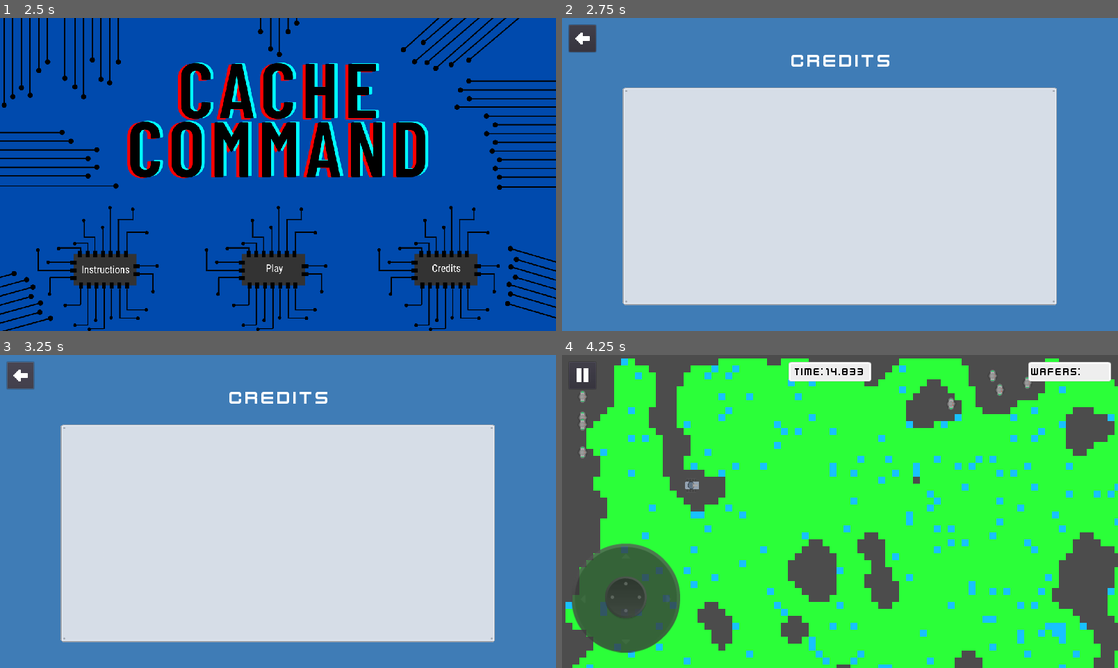
Above: before the commit, frames 1-4 (two rows, left to right).
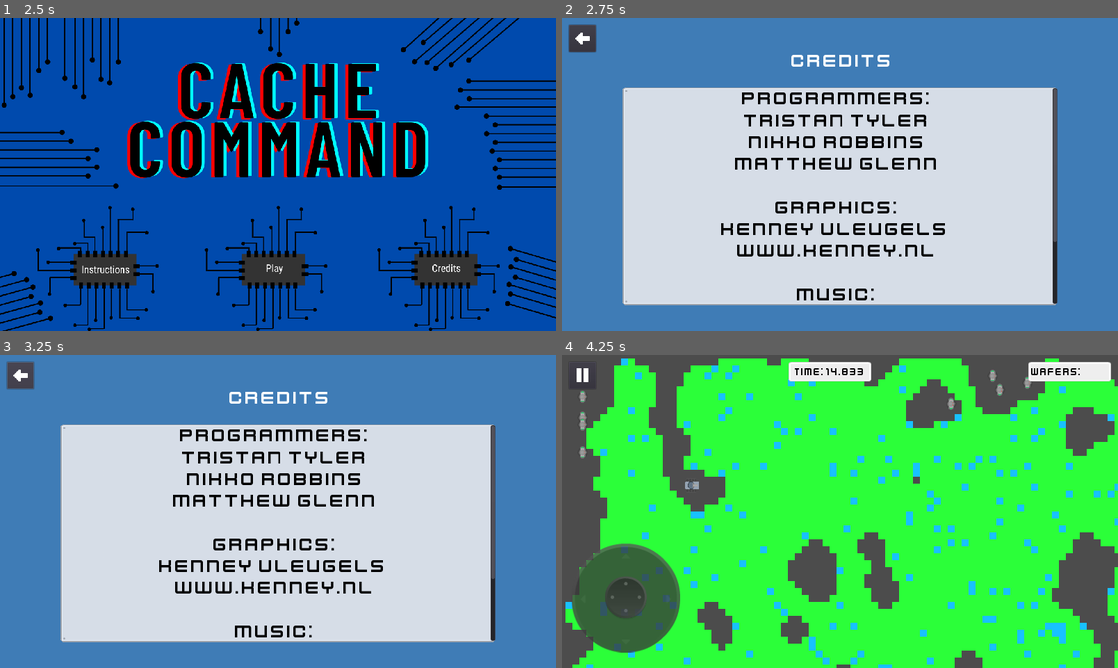
Above: after the commit, the same moments.

Repository: njrobbins/cache-command
Game: Godot game, scene res://Scenes/MainMenu.tscn
Same seed, same stepped clock (60 frames per second), same inputs: the game is played once before the commit and once after it. Sound files missing from this copy of the repository are replaced by a short silence.
Inputs (mouse positions are in pixels of both pictures, inside the frame that each line leads up to):
- Up to frame 1 (2.5 s): click (105, 268) at 0.5 s; click (22, 39) at 1.25 s; click (444, 268) at 2 s
- Up to frame 2 (2.75 s): no input
- Up to frame 3 (3.25 s): click (22, 376) at 2.75 s
- Up to frame 4 (4.25 s): click (834, 605) at 3.5 s

Frame 1 is identical in both runs. In frame 2, 5.0% of the frame differs, in the area x 28-90%, y 22-92%; in frame 3, 5.0%; in frame 4, nothing differs.

Commit message:
Credits, button sounds and pew patch.
Credits, button sounds and pew patch.

Diff:
--- a/Scenes/Credits.tscn
+++ b/Scenes/Credits.tscn
@@ -61,6 +61,41 @@
 "_edit_use_anchors_": false
 }
 
+[node name="RichTextLabel" type="RichTextLabel" parent="MetalPanel"]
+margin_left = 0.943848
+margin_top = 0.943848
+margin_right = 1000.94
+margin_bottom = 497.944
+custom_fonts/normal_font = ExtResource( 5 )
+bbcode_enabled = true
+bbcode_text = "[center][color=#000000]Programmers:
+Tristan Tyler
+Nikko Robbins
+Matthew Glenn
+
+Graphics:
+Kenney Vleugels www.kenney.nl
+
+Music:
+Kevin MacLeod
+ \"Neon Laser Horizon\"
+https://filmmusic.io/song/7015-neon-laser-horizon"
+text = "Programmers:
+Tristan Tyler
+Nikko Robbins
+Matthew Glenn
+
+Graphics:
+Kenney Vleugels www.kenney.nl
+
+Music:
+Kevin MacLeod
+ \"Neon Laser Horizon\"
+https://filmmusic.io/song/7015-neon-laser-horizon"
+__meta__ = {
+"_editor_description_": ""
+}
+
 [node name="MenuButtonAudio" type="AudioStreamPlayer" parent="."]
 stream = ExtResource( 1 )
 [connection signal="pressed" from="BackButton" to="." method="_on_BackButton_pressed"]
--- a/Scenes/Tower.tscn
+++ b/Scenes/Tower.tscn
@@ -3,7 +3,7 @@
 [ext_resource path="res://Scripts/Tower.gd" type="Script" id=1]
 [ext_resource path="res://Assets/tower_gun_1.png" type="Texture" id=2]
 [ext_resource path="res://Assets/tower_base.png" type="Texture" id=3]
-[ext_resource path="res://Assets/Audio/pew.wav" type="AudioStream" id=4]
+[ext_resource path="res://Assets/Audio/short_laser.wav" type="AudioStream" id=4]
 
 [sub_resource type="CircleShape2D" id=1]
 radius = 200.0
--- a/Scripts/MenuButtonHandler.gd
+++ b/Scripts/MenuButtonHandler.gd
@@ -57,6 +57,8 @@
 	scene = get_tree().change_scene("res://Scenes/TowerDefenseGame.tscn")
 
 func _on_TryAgainButton_pressed():
+	$MenuButtonAudio.play()
+	yield($MenuButtonAudio, "finished")
 	pass
 	# TODO
 
Not shown, changed: Assets/Audio/short_laser.wav.import
Not shown, removed: Assets/Audio/pew.wav
Not shown, added: Assets/Audio/short_laser.wav
